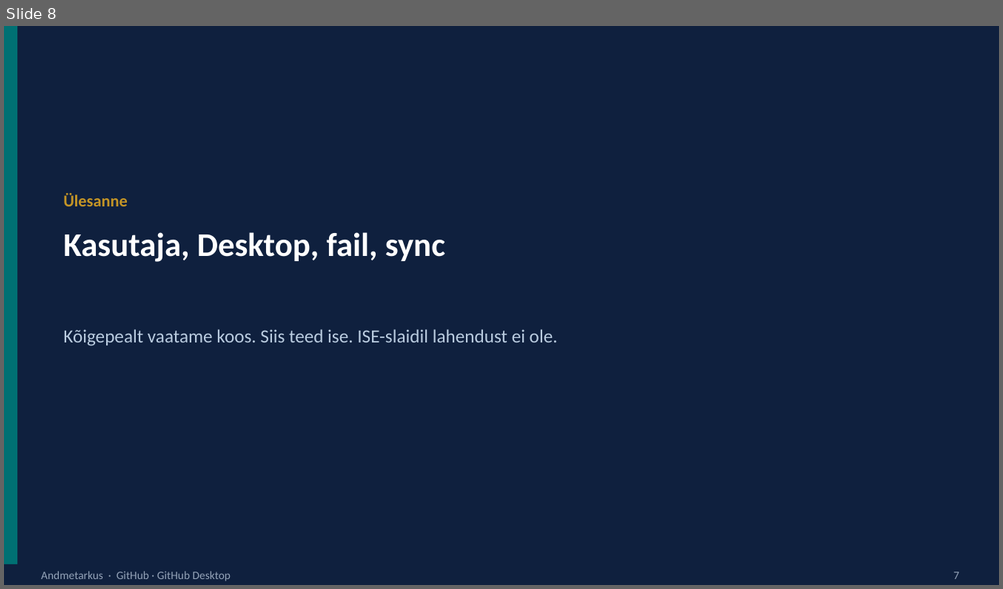
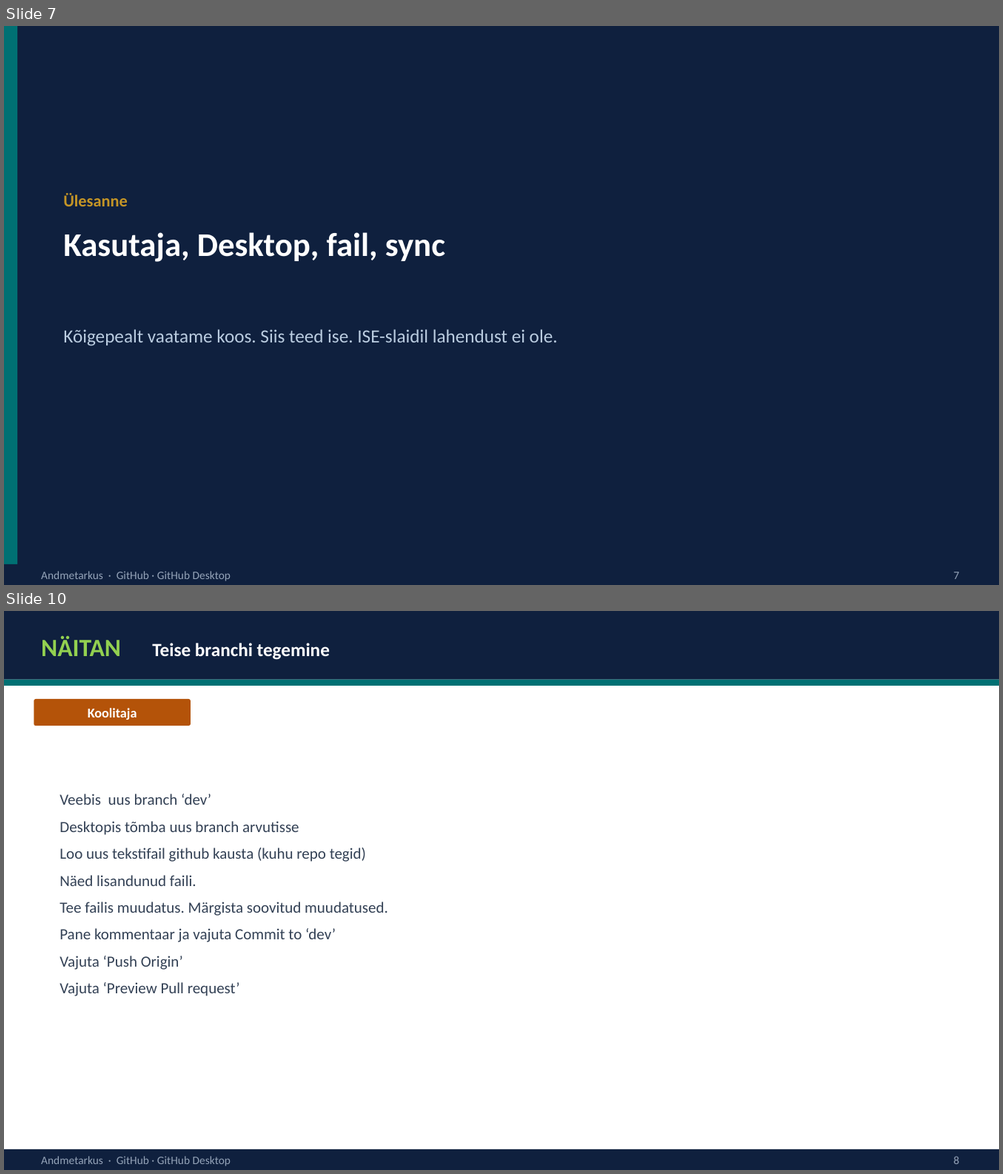
Before and after one commit to emilieabel/andmetarkus, a slide deck: Materjalid/Day15 AI Github/github-desktop-esitlus.pptx. Shown one above the other, each under a label of ours: slide 8 before the commit, slides 7 and 10 after it; the slides between them are not shown. The pictures are 1003x589 and 1003x1174 pixels, drawn with LibreOffice and Linux fonts; fonts in the diff are those of the drawing. Boxes give left, top, right and bottom in pixels: in the first picture for what was removed or moved away, otherwise in the second. Text is boxed around its words. In the diff, an @@ line names an element or a change of style, - is before the commit and + after.

```diff
--- a/Materjalid/Day15 AI Github/github-desktop-esitlus.pptx
+++ b/Materjalid/Day15 AI Github/github-desktop-esitlus.pptx
@@ slide 10 added at [4, 611, 999, 1170], background #FFFFFF @@
@@ rectangle added at [4, 611, 999, 680], fill #0F203E @@
@@ text added at [41, 636, 121, 656], 24 pt, text #92D050, bold @@
+NÄITAN
@@ text added at [152, 643, 330, 660], 18 pt, text #FFFFFF, bold @@
+Teise branchi tegemine
@@ rectangle added at [4, 680, 999, 686], fill #007073 @@
@@ rounded rectangle added at [34, 699, 190, 726], fill #B45309 @@
@@ text added at [88, 708, 137, 720], 13 pt, text #FFFFFF, bold @@
+Koolitaja
@@ rounded rectangle added at [34, 738, 958, 1122], fill #FFFFFF @@
@@ text added at [60, 794, 388, 997], 15 pt, text #334155 @@
+Veebis uus branch ‘dev’
+Desktopis tõmba uus branch arvutisse
+Loo uus tekstifail github kausta (kuhu repo tegid)
+Näed lisandunud faili.
+Tee failis muudatus. Märgista soovitud muudatused.
+Pane kommentaar ja vajuta Commit to ‘dev’
+Vajuta ‘Push Origin’
+Vajuta ‘Preview Pull request’
@@ rectangle added at [4, 1150, 999, 1170], fill #0F203E @@
@@ text added at [41, 1156, 230, 1167], 11 pt, text #94A3B8 @@
+Andmetarkus · GitHub · GitHub Desktop
@@ text added at [953, 1156, 959, 1165], 11 pt, text #94A3B8 @@
+8
@@ what was slide 8 is now slide 7 @@
```
Also in this commit, not shown: 5 slides changed, 4 other slides added, 3 slides removed, 1 other file.
